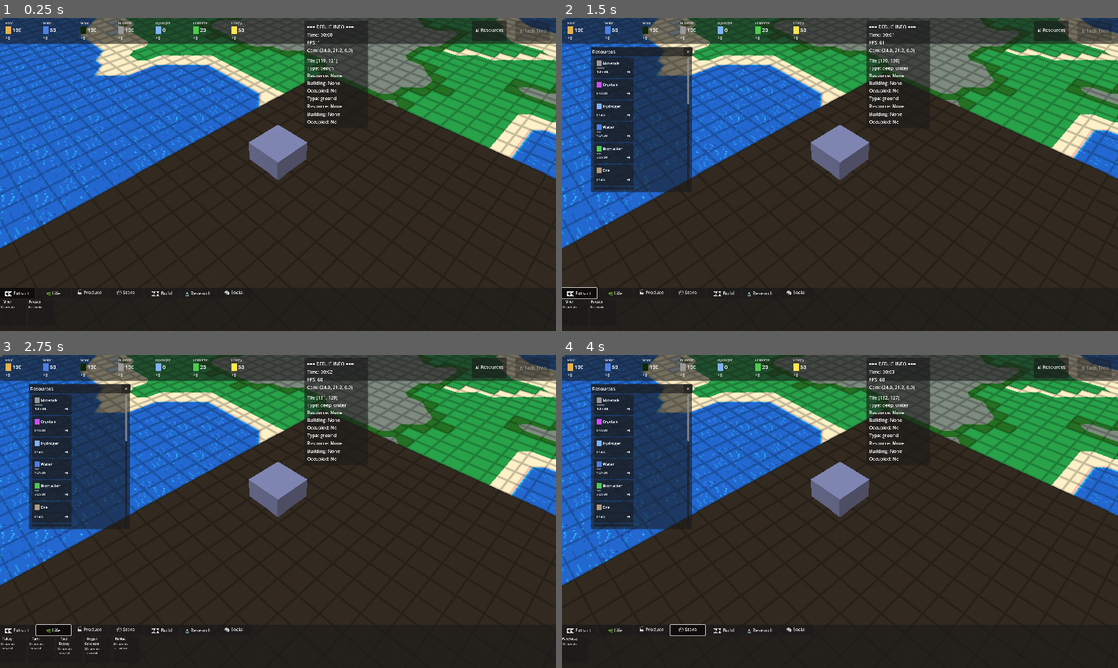
Above: before the commit, frames 1-4 (two rows, left to right).
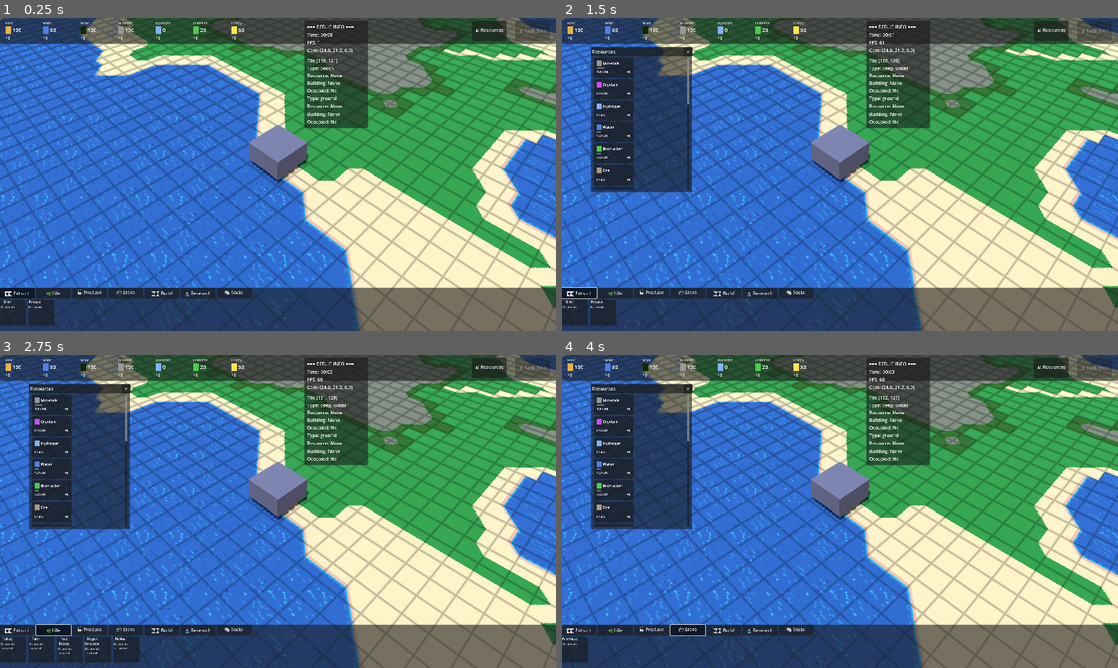
Above: after the commit, the same moments.

Repository: Doudini/Colony
Game: Godot game, scene res://scenes/planet_surface.tscn
The game is run twice, just before and just after one commit, with the same random seed, the same clock (stepped at 60 frames per second) and the same inputs.
Inputs:
- Up to frame 1 (0.25 s): no input
- Up to frame 2 (1.5 s): click "📊 Resources" at 0.5 s; click "⛏️ Extract" at 1.25 s
- Up to frame 3 (2.75 s): click "🌿 Life" at 2 s
- Up to frame 4 (4 s): click "🏭 Produce" at 2.75 s; click "📦 Store" at 3.5 s

The runs differ from the first frame. In frame 1, 58% of the frame differs, in the area x 0-100%, y 17-100%; in frame 2, 58%; in frame 3, 58%; in frame 4, 58%.

Commit message:
revert to old non alpha tiling

Diff:
--- a/scenes/planet_surface.tscn
+++ b/scenes/planet_surface.tscn
@@ -13,11 +13,6 @@
 [ext_resource type="Script" uid="uid://ckb50g4i3ardu" path="res://scripts/resource_tracker.gd" id="10"]
 [ext_resource type="Script" uid="uid://b74tov6tey0pm" path="res://scripts/building_control.gd" id="11"]
 [ext_resource type="Script" uid="uid://4cbukudxqbix" path="res://scripts/grid_overlay.gd" id="13_5i7v8"]
-
-[sub_resource type="AtlasTexture" id="AtlasTexture_kj5d6"]
-atlas = ExtResource("4_kj5d6")
-region = Rect2(0, 0, 256, 256)
-filter_clip = true
 
 [sub_resource type="ProceduralSkyMaterial" id="ProceduralSkyMaterial_1"]
 sky_horizon_color = Color(0.64625, 0.65575, 0.67075, 1)
@@ -41,7 +36,7 @@
 
 [node name="TileGrid" type="Node3D" parent="."]
 script = ExtResource("3")
-terrain_atlas = SubResource("AtlasTexture_kj5d6")
+terrain_atlas = ExtResource("4_kj5d6")
 
 [node name="BuildingManager" type="Node3D" parent="."]
 script = ExtResource("4")
--- a/scripts/tile_grid.gd
+++ b/scripts/tile_grid.gd
@@ -198,12 +198,12 @@
 	_setup_noise()
 	_generate_terrain()
 	_assign_terrain_types()
-	_add_beaches()
+
 	_add_marshes()
 	_smooth_terrain()
-	_place_major_rivers()
-	_add_beaches_around_water()  # Force beach around all water (rivers/lakes)
-	_build_corner_grid()         # Rebuild corners AFTER all terrain changes
+	_place_major_rivers()  # New: Place long rivers first
+	_add_beaches()
+	_build_corner_grid()
 	_place_resource_deposits()
 	_create_visual_grid()
 
@@ -416,39 +416,6 @@
 	for change in changes:
 		grid[change.pos.x][change.pos.y]["type"] = change.type
 
-func _add_beaches_around_water():
-	"""Force beach tiles around ALL water bodies - guarantees transition chain"""
-	var changes := []
-
-	for x in range(grid_width):
-		for y in range(grid_height):
-			# Skip if already water or beach
-			if grid[x][y]["type"] in ["deep_water", "shallow_water", "beach"]:
-				continue
-
-			# Check if adjacent to any water
-			var adjacent_to_water = false
-			for dx in range(-1, 2):
-				for dy in range(-1, 2):
-					if dx == 0 and dy == 0:
-						continue
-					var check_pos = Vector2i(x + dx, y + dy)
-					if is_valid_pos(check_pos):
-						if grid[check_pos.x][check_pos.y]["type"] in ["shallow_water", "deep_water"]:
-							adjacent_to_water = true
-							break
-				if adjacent_to_water:
-					break
-
-			# Convert to beach if next to water
-			if adjacent_to_water:
-				changes.append(Vector2i(x, y))
-
-	for pos in changes:
-		grid[pos.x][pos.y]["type"] = "beach"
-
-	print("Added %d beach tiles around water" % changes.size())
-
 # =========================
 # MAJOR RIVER GENERATION
 # =========================
@@ -1132,19 +1099,20 @@
 	var mi := MeshInstance3D.new()
 	mi.mesh = st.commit()
 
-	# Use shader material for alpha blending from texture atlas
+	var mat := StandardMaterial3D.new()
+
+	# Use texture atlas if available
 	if terrain_atlas:
-		var shader = load("res://shaders/terrain_blend.gdshader")
-		var mat := ShaderMaterial.new()
-		mat.shader = shader
-		mat.set_shader_parameter("terrain_atlas", terrain_atlas)
-		mi.material_override = mat
+		mat.albedo_texture = terrain_atlas
+		mat.texture_filter = BaseMaterial3D.TEXTURE_FILTER_NEAREST  # Pixel art style
+		mat.texture_repeat = false
+
 	else:
 		# Fallback to vertex colors
-		var mat := StandardMaterial3D.new()
 		mat.vertex_color_use_as_albedo = true
-		mat.shading_mode = BaseMaterial3D.SHADING_MODE_PER_PIXEL
-		mi.material_override = mat
+
+	mat.shading_mode = BaseMaterial3D.SHADING_MODE_PER_PIXEL
+	mi.material_override = mat
 
 	return mi
 
Not shown: 1 places in scenes/planet_surface.tscn that only renumber resources
